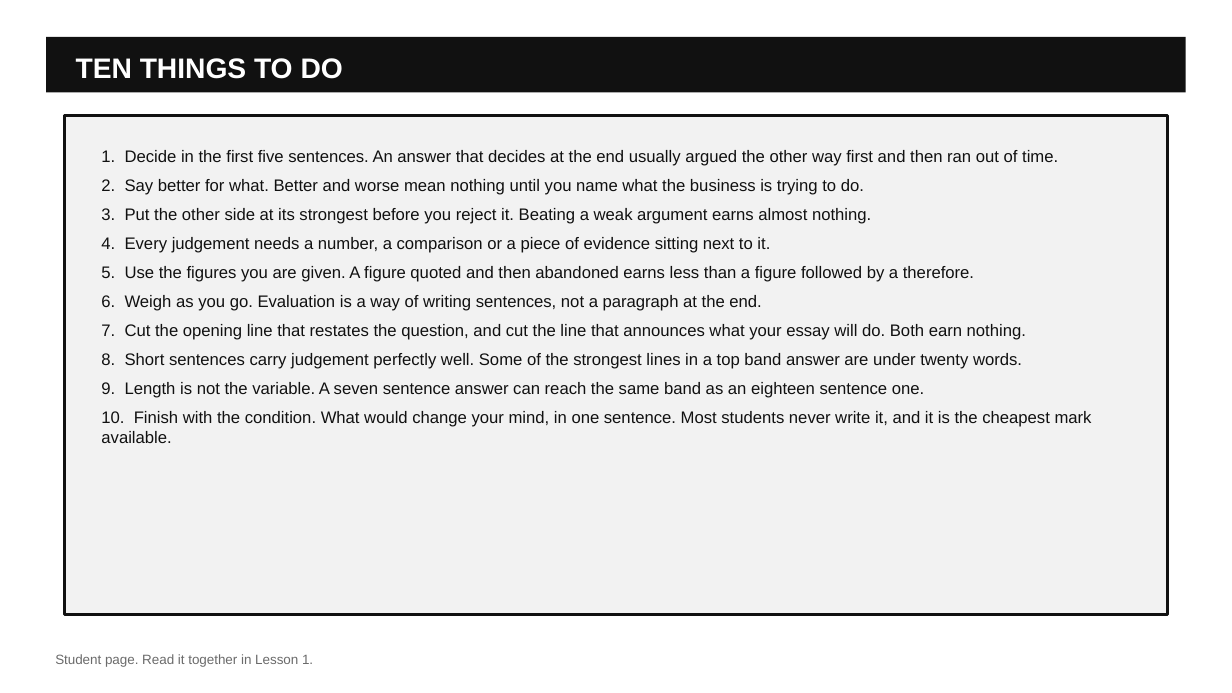
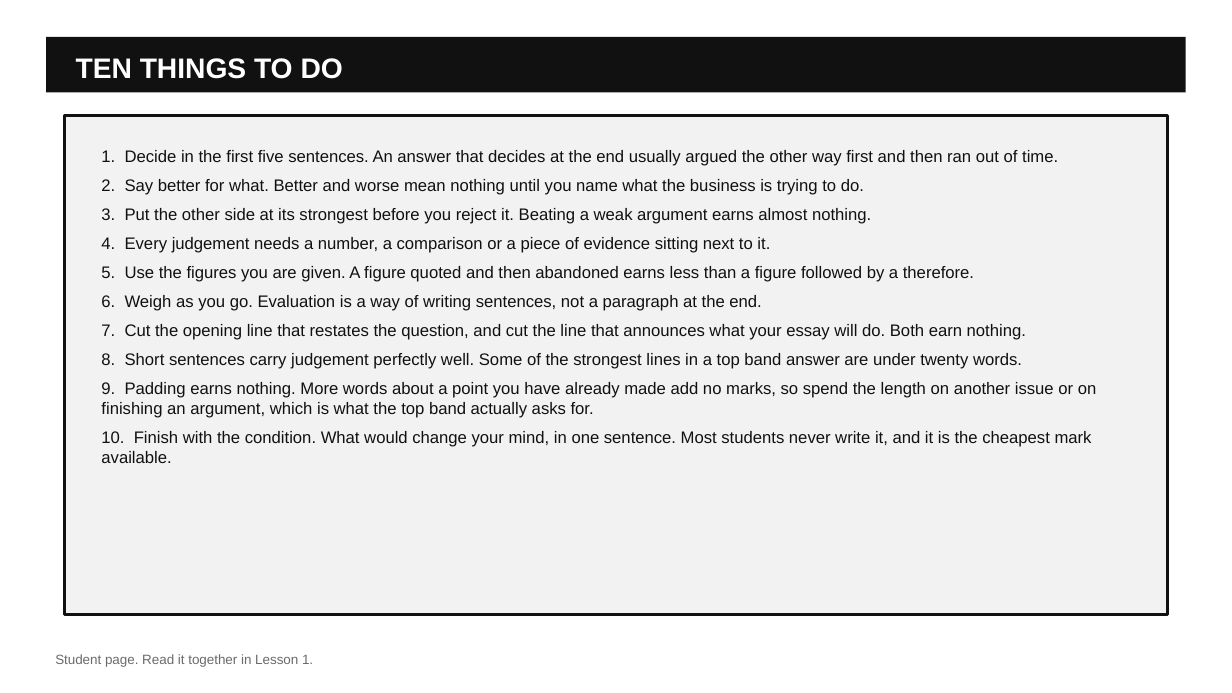
Before and after one commit to sakarilaajoki-afk/thebusiness.school.claude, a slide deck: slide 23 of resources/a-level-business-evaluation-which-sentence-earns-which-mark/A-Level-Business-Evaluation-Which-Sentence-Earns-Which-Mark-Slides.pptx (slide 22 before the commit). Drawn at 1232x693 pixels with LibreOffice and Linux fonts; fonts in the diff are those of the drawing. Boxes give left, top, right and bottom in pixels: in the first picture for what was removed or moved away, otherwise in the second. Text is boxed around its words. In the diff, an @@ line names an element or a change of style, - is before the commit and + after.

```diff
--- a/resources/a-level-business-evaluation-which-sentence-earns-which-mark/A-Level-Business-Evaluation-Which-Sentence-Earns-Which-Mark-Slides.pptx
+++ b/resources/a-level-business-evaluation-which-sentence-earns-which-mark/A-Level-Business-Evaluation-Which-Sentence-Earns-Which-Mark-Slides.pptx
@@ text at (101,382,1097,418): text changed @@
-9. Length is not the variable. A seven sentence answer can reach the same band as an eighteen sentence one.
+9. Padding earns nothing. More words about a point you have already made add no marks, so spend the length on another issue or on finishing an argument, which is what the top band actually asks for.
```
Also in this commit, not shown: 8 other slides changed, 1 slide added, 18 other files.
